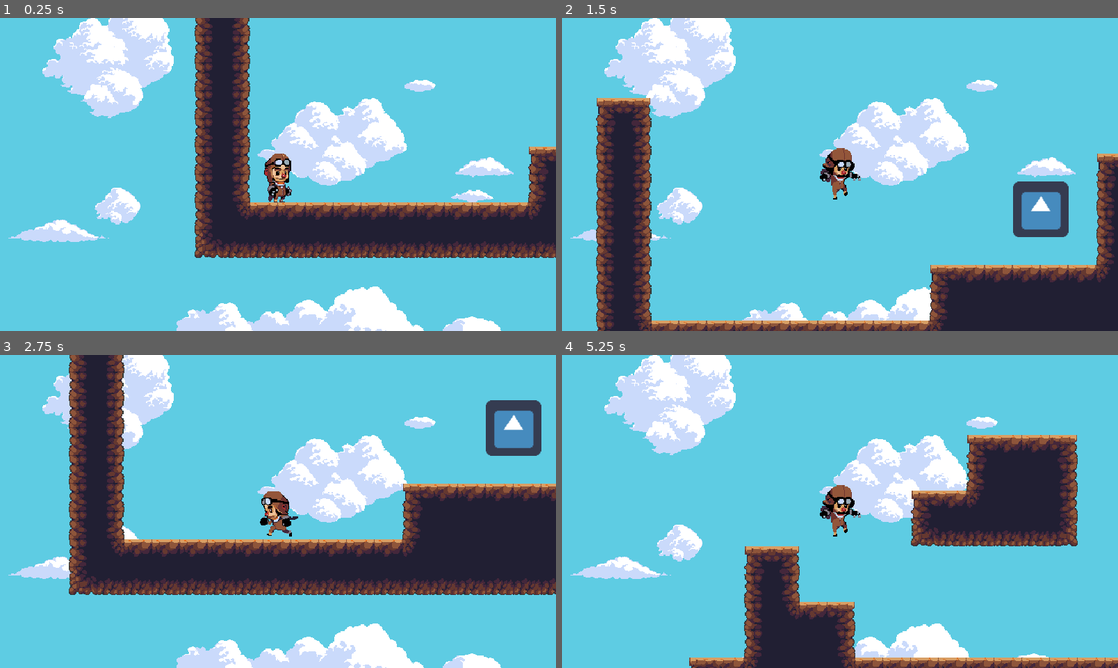
Above: before the commit, frames 1-4 (two rows, left to right).
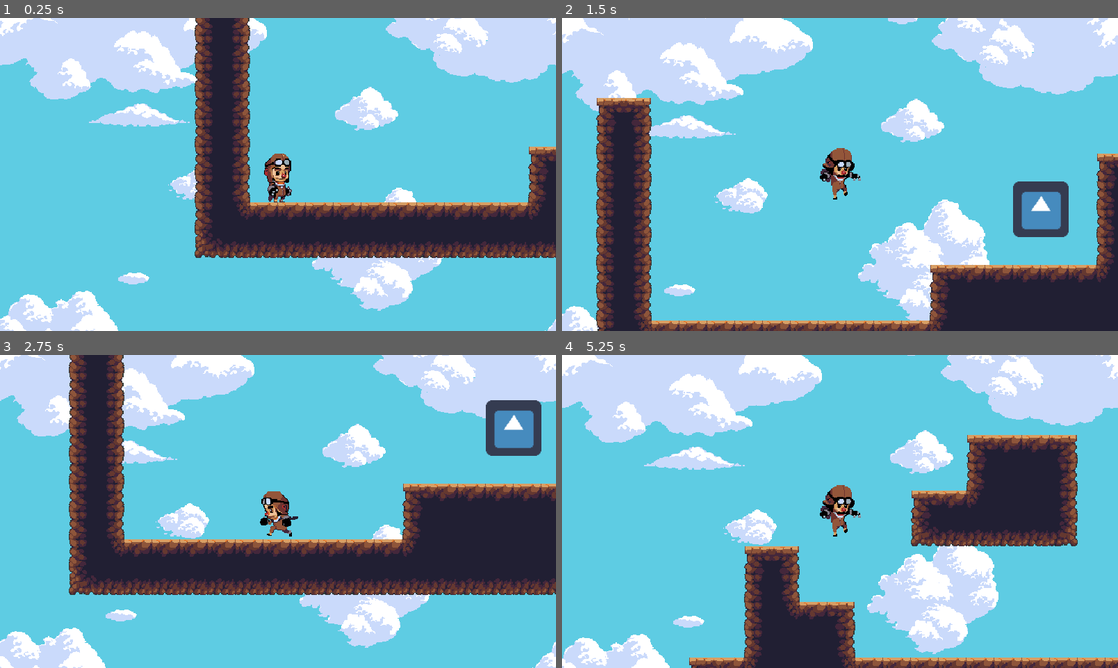
Above: after the commit, the same moments.

Repository: JG0328/Mini-Platform-Game
Game: Godot game, scene res://World.tscn
Two runs of this game, one before a commit and one after it. Both use one fixed random seed, a clock stepped at 60 frames per second and the inputs below. Before the commit the project has no main scene; this scene is started directly in both runs. The engine's default icon, where the game draws it, is replaced by a stand-in: a white triangle on a blue panel in a dark square.
Inputs:
- Up to frame 1 (0.25 s): no input
- Up to frame 2 (1.5 s): tap Enter at 0.5 s; hold Right (ui_right) from 0.53 s (still down); tap Up (ui_up) at 0.77 s
- Up to frame 3 (2.75 s): tap Up (ui_up) at 1.52 s; release Right (ui_right) at 2.03 s; hold Left (ui_left) from 2.03 s (still down)
- Up to frame 4 (5.25 s): release Left (ui_left) at 2.78 s; hold Right (ui_right) 2.78-4.28 s; tap Up (ui_up) at 3.02, 3.77, 4.52 s; hold Left (ui_left) 4.28-5.03 s; hold Right (ui_right) from 5.03 s (still down)

The runs differ from the first frame. In frame 1, 27% of the frame differs, in the area x 0-100%, y 0-100%; in frame 2, 28%; in frame 3, 25%; in frame 4, 29%.

Commit message:
Adding some basic UI

Diff:
--- a/Player.tscn
+++ b/Player.tscn
@@ -24,14 +24,14 @@
 "name": "run",
 "speed": 10.0
 }, {
+"frames": [ ExtResource( 7 ) ],
+"loop": true,
+"name": "jump",
+"speed": 5.0
+}, {
 "frames": [ ExtResource( 10 ) ],
 "loop": true,
 "name": "fall",
-"speed": 5.0
-}, {
-"frames": [ ExtResource( 7 ) ],
-"loop": true,
-"name": "jump",
 "speed": 5.0
 } ]
 
@@ -58,7 +58,10 @@
 
 [node name="ParallaxBackground" type="ParallaxBackground" parent="."]
 
-[node name="Sprite" type="Sprite" parent="ParallaxBackground"]
+[node name="ParallaxLayer" type="ParallaxLayer" parent="ParallaxBackground"]
+motion_scale = Vector2( 0.1, 0.1 )
+motion_mirroring = Vector2( 640, 640 )
+
+[node name="Sky" type="Sprite" parent="ParallaxBackground/ParallaxLayer"]
 texture = ExtResource( 11 )
 centered = false
-offset = Vector2( 0, -64 )
--- /dev/null
+++ b/StartMenu.gd
@@ -0,0 +1,10 @@
+extends Control
+
+
+
+func _on_StartGameBtn_pressed():
+	get_tree().change_scene("res://World.tscn")
+
+
+func _on_QuitGameBtn_pressed():
+	get_tree().quit()
--- /dev/null
+++ b/StartMenu.tscn
@@ -0,0 +1,44 @@
+[gd_scene load_steps=2 format=2]
+
+[ext_resource path="res://StartMenu.gd" type="Script" id=1]
+
+[node name="StartMenu" type="Control"]
+anchor_right = 1.0
+anchor_bottom = 1.0
+script = ExtResource( 1 )
+__meta__ = {
+"_edit_use_anchors_": false
+}
+
+[node name="CenterContainer" type="CenterContainer" parent="."]
+anchor_right = 1.0
+anchor_bottom = 1.0
+__meta__ = {
+"_edit_use_anchors_": false
+}
+
+[node name="VBoxContainer" type="VBoxContainer" parent="CenterContainer"]
+margin_left = 273.0
+margin_top = 149.0
+margin_right = 366.0
+margin_bottom = 211.0
+
+[node name="Title" type="Label" parent="CenterContainer/VBoxContainer"]
+margin_right = 93.0
+margin_bottom = 14.0
+text = "Jumping Game"
+
+[node name="StartGameBtn" type="Button" parent="CenterContainer/VBoxContainer"]
+margin_top = 18.0
+margin_right = 93.0
+margin_bottom = 38.0
+text = "Start Game"
+
+[node name="QuitGameBtn" type="Button" parent="CenterContainer/VBoxContainer"]
+margin_top = 42.0
+margin_right = 93.0
+margin_bottom = 62.0
+text = "Quit Game"
+
+[connection signal="pressed" from="CenterContainer/VBoxContainer/StartGameBtn" to="." method="_on_StartGameBtn_pressed"]
+[connection signal="pressed" from="CenterContainer/VBoxContainer/QuitGameBtn" to="." method="_on_QuitGameBtn_pressed"]
--- a/project.godot
+++ b/project.godot
@@ -11,6 +11,7 @@
 [application]
 
 config/name="Mini Platform Game"
+run/main_scene="res://StartMenu.tscn"
 config/icon="res://icon.png"
 
 [display]
@@ -28,4 +29,5 @@
 
 [rendering]
 
+2d/snapping/use_gpu_pixel_snap=true
 environment/default_environment="res://default_env.tres"
